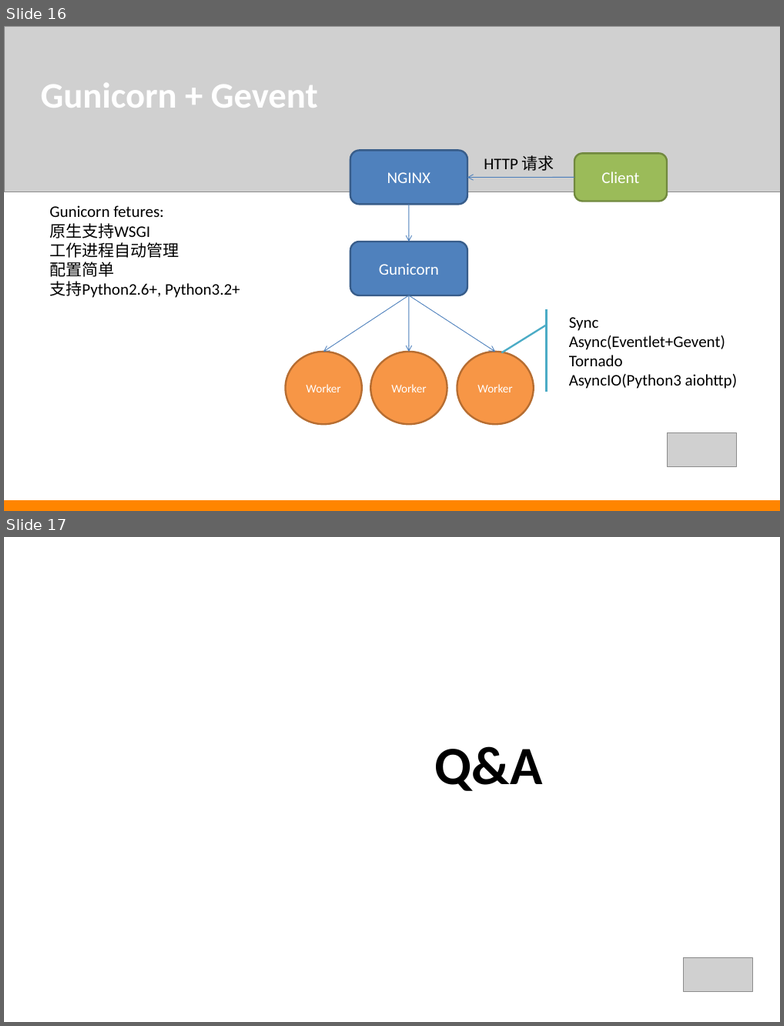
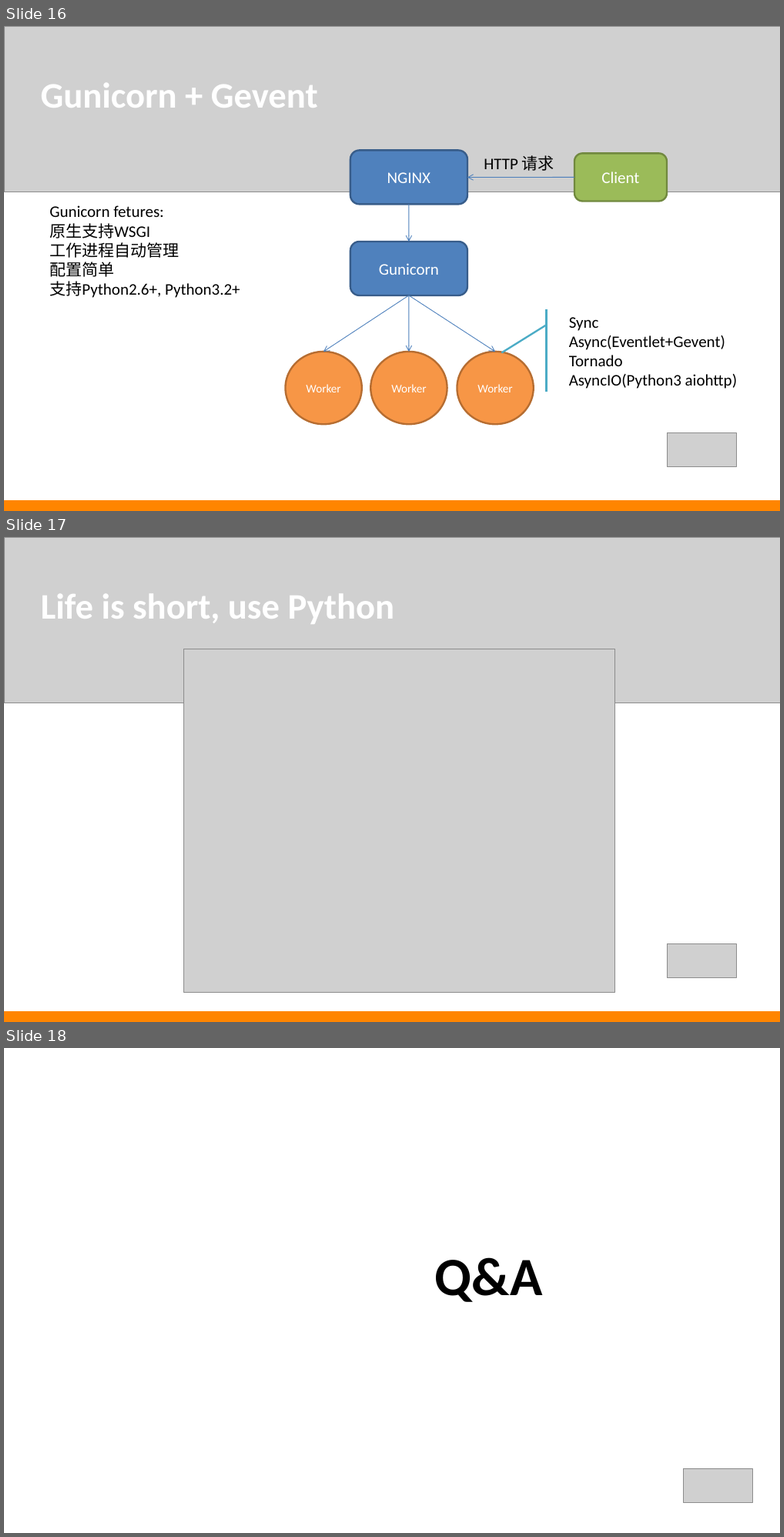
Before and after one commit to by46/mnemosyne, a slide deck: ppt/restful.ppt. Shown one above the other, each under a label of ours: slides 16 and 17 before the commit, slides 16, 17 and 18 after it. The pictures are 784x1026 and 784x1537 pixels, drawn with LibreOffice and Linux fonts; fonts in the diff are those of the drawing; grey boxes stand for pictures; background and template pictures are left out. Boxes give left, top, right and bottom in pixels: in the first picture for what was removed or moved away, otherwise in the second. Text is boxed around its words. In the diff, an @@ line names an element or a change of style, - is before the commit and + after.

Commit message:
feat: modified ppt

```diff
--- a/ppt/restful.ppt
+++ b/ppt/restful.ppt
@@ slide 17 added at bbox=[4, 537, 780, 1022], background #FFFFFF @@
@@ picture added at bbox=[4, 537, 780, 703] @@
@@ text added at bbox=[41, 594, 395, 624], 40 pt, text #FFFFFF, bold @@
+Life is short, use Python
@@ picture added at bbox=[184, 649, 615, 992] @@
@@ picture added at bbox=[667, 944, 736, 979] @@
@@ rectangle added at bbox=[4, 1011, 780, 1022], fill #FF8500 @@
@@ what was slide 17 is now slide 18 @@
```
